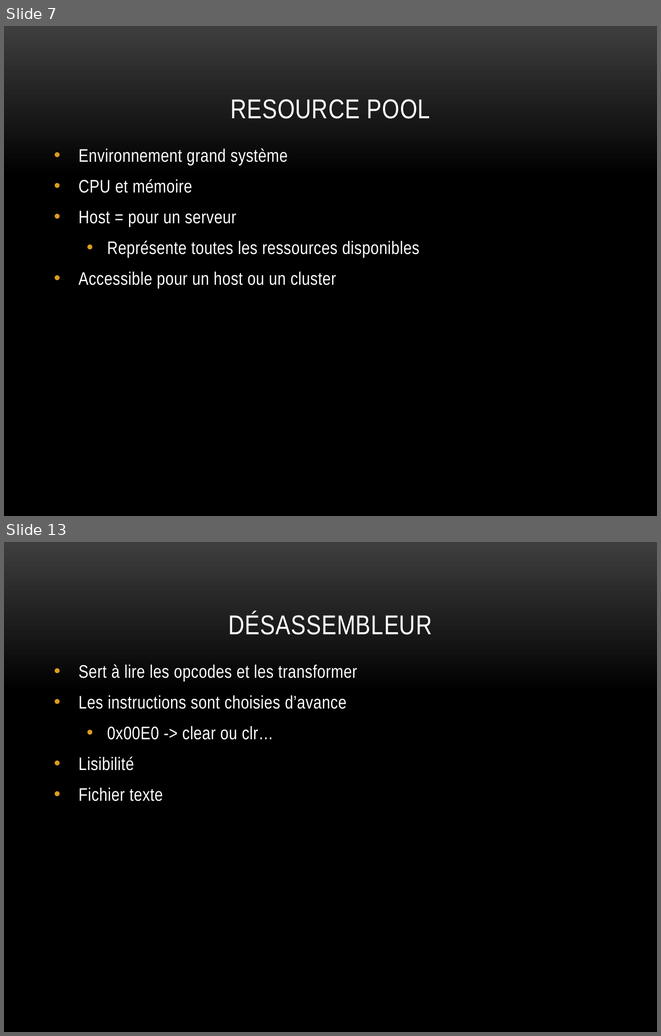
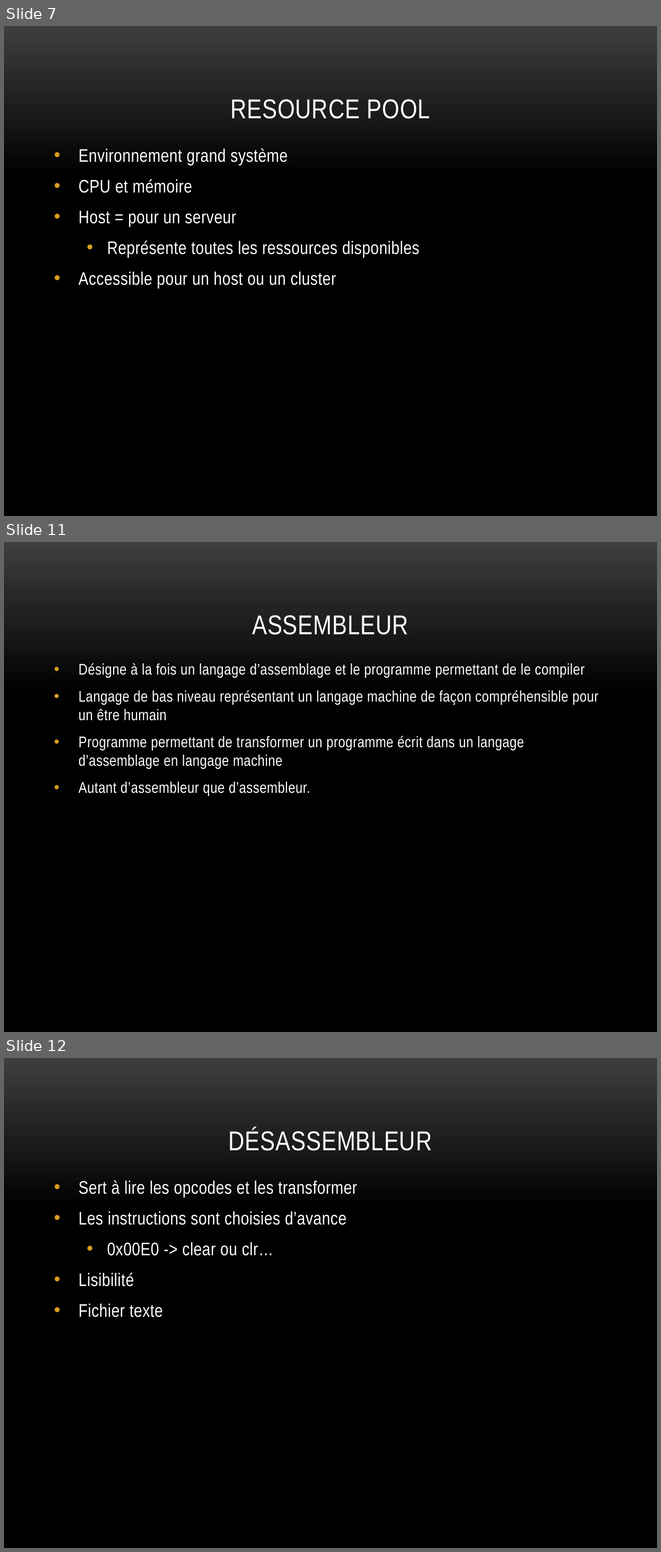
Before and after one commit to charlesfire/Chip-8_Disassembler, a slide deck: SERTP2.pptx. Shown one above the other, each under a label of ours: slides 7 and 13 before the commit, slides 7, 11 and 12 after it; the slides between them are not shown. The pictures are 661x1036 and 661x1552 pixels, drawn with LibreOffice and Linux fonts; fonts in the diff are those of the drawing; background and template pictures are left out. Boxes give left, top, right and bottom in pixels: in the first picture for what was removed or moved away, otherwise in the second. Text is boxed around its words. In the diff, an @@ line names an element or a change of style, - is before the commit and + after.

```diff
--- a/SERTP2.pptx
+++ b/SERTP2.pptx
@@ slide 11 added at [4, 542, 657, 1032], background picture (left out) @@
@@ title added at [252, 615, 408, 635], 30 pt, text #FFFFFF @@
+ASSEMBLEUR
@@ text added at [79, 663, 598, 796], 17 pt, text #FFFFFF @@
+• Désigne à la fois un langage d’assemblage et le programme permettant de le compiler
+• Langage de bas niveau représentant un langage machine de façon compréhensible pour un être humain
+• Programme permettant de transformer un programme écrit dans un langage d’assemblage en langage machine
+• Autant d’assembleur que d’assembleur.
@@ what was slide 13 is now slide 12 @@
```
Also in this commit, not shown: 6 slides changed, 1 other slide added, 3 slides removed.
